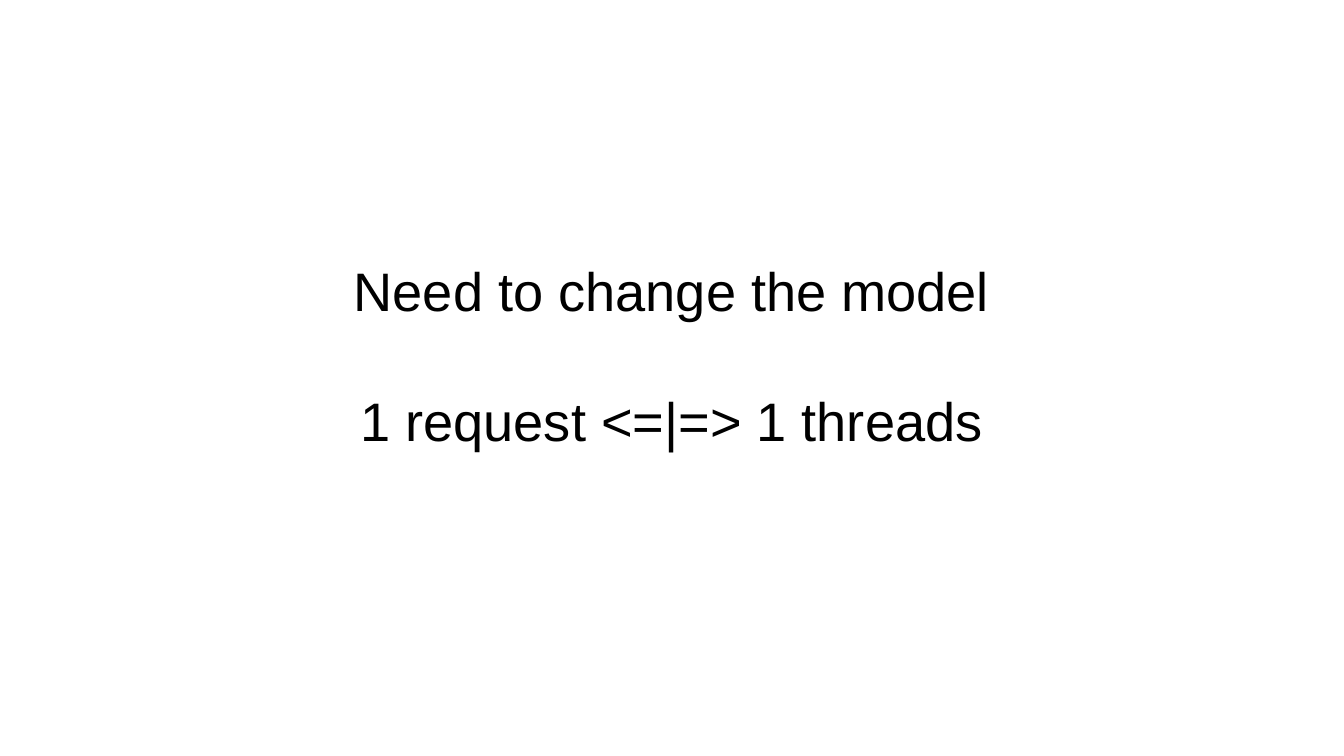
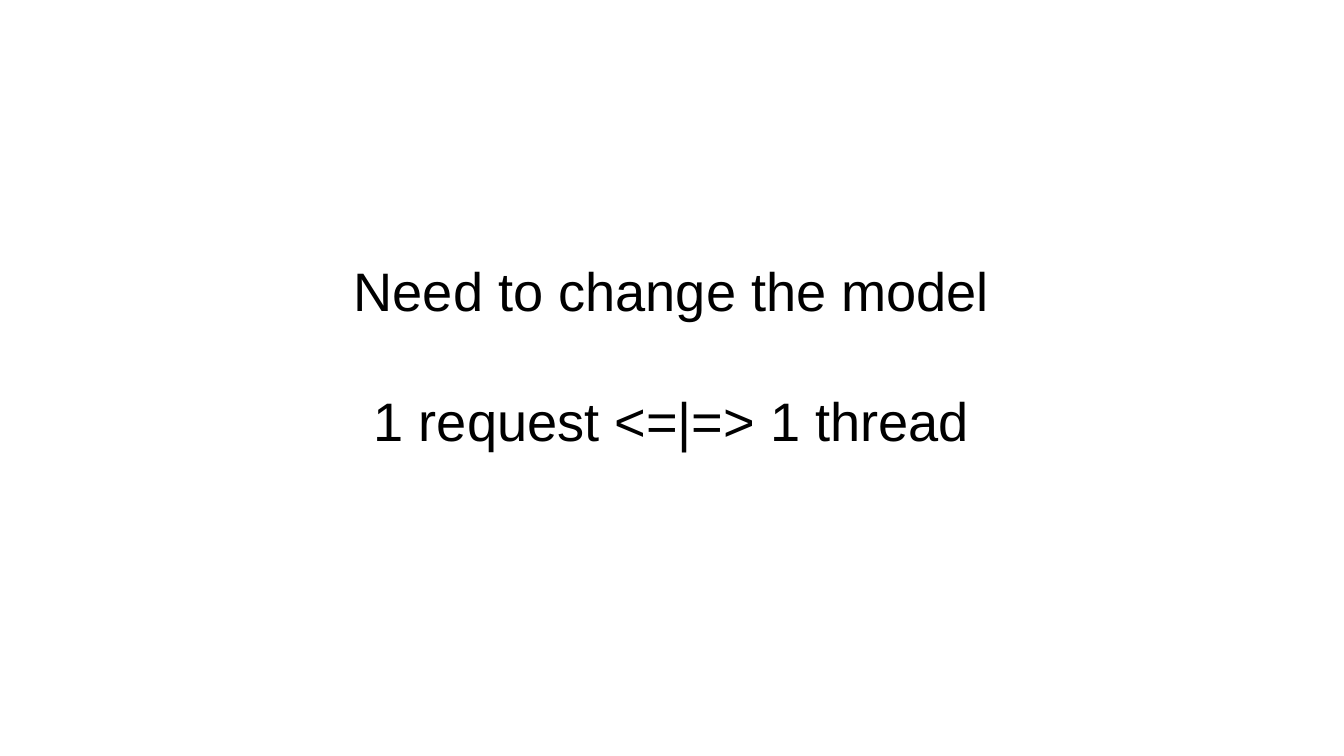
Before and after one commit to forax/loom-fiber, a slide deck: slide 9 of loom is looming.odp. Drawn at 1344x756 pixels with LibreOffice and Linux fonts; fonts in the diff are those of the drawing. Boxes give left, top, right and bottom in pixels: in the first picture for what was removed or moved away, otherwise in the second. Text is boxed around its words. In the diff, an @@ line names an element or a change of style, - is before the commit and + after.

```diff
--- a/loom is looming.odp
+++ b/loom is looming.odp
@@ subtitle at box(374, 401, 969, 451): text changed @@
-1 request <=|=> 1 threads
+1 request <=|=> 1 thread
```
Also in this commit, not shown: 1 other file.
